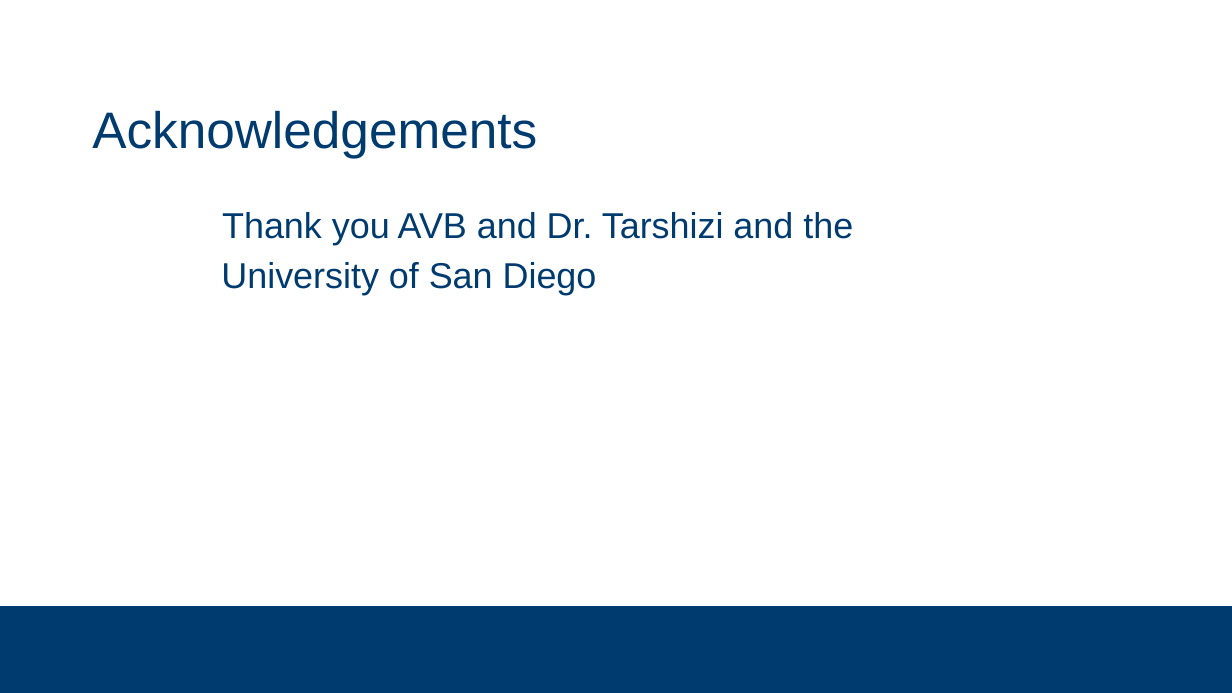
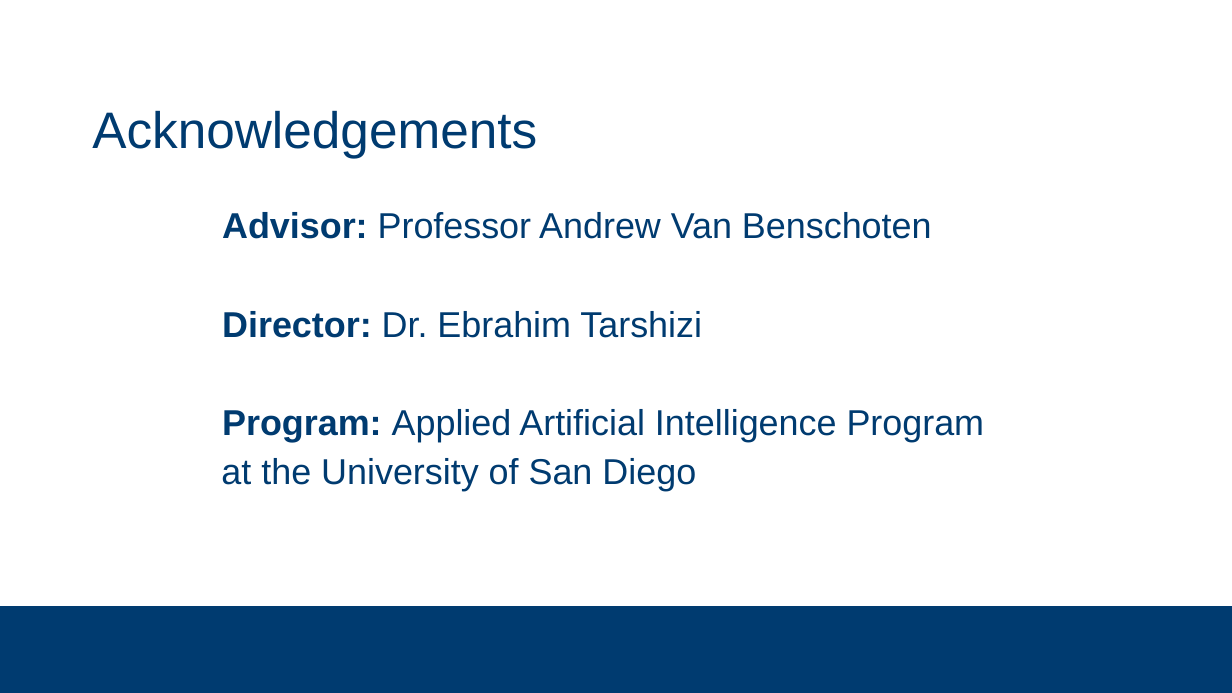
Before and after one commit to subsystem3/project, a slide deck: slide 32 of Final-Project-Team-2.pptx (slide 26 before the commit). Drawn at 1232x693 pixels with LibreOffice and Linux fonts; fonts in the diff are those of the drawing; background and template pictures are left out. Boxes give left, top, right and bottom in pixels: in the first picture for what was removed or moved away, otherwise in the second. Text is boxed around its words. In the diff, an @@ line names an element or a change of style, - is before the commit and + after.

```diff
--- a/Final-Project-Team-2.pptx
+++ b/Final-Project-Team-2.pptx
@@ text at [221, 212, 985, 491]: text changed @@
-  Thank you AVB and Dr. Tarshizi and the University of San Diego
+  Advisor: Professor Andrew Van Benschoten
+  Director: Dr. Ebrahim Tarshizi
+  Program: Applied Artificial Intelligence Program at the University of San Diego
```
Also in this commit, not shown: 10 other slides changed, 15 slides added, 9 slides removed.
